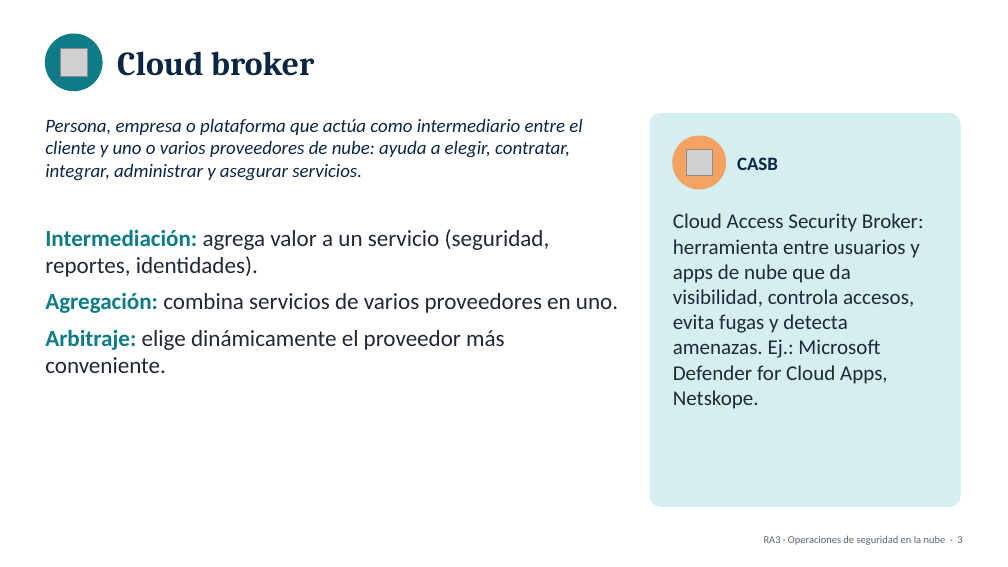
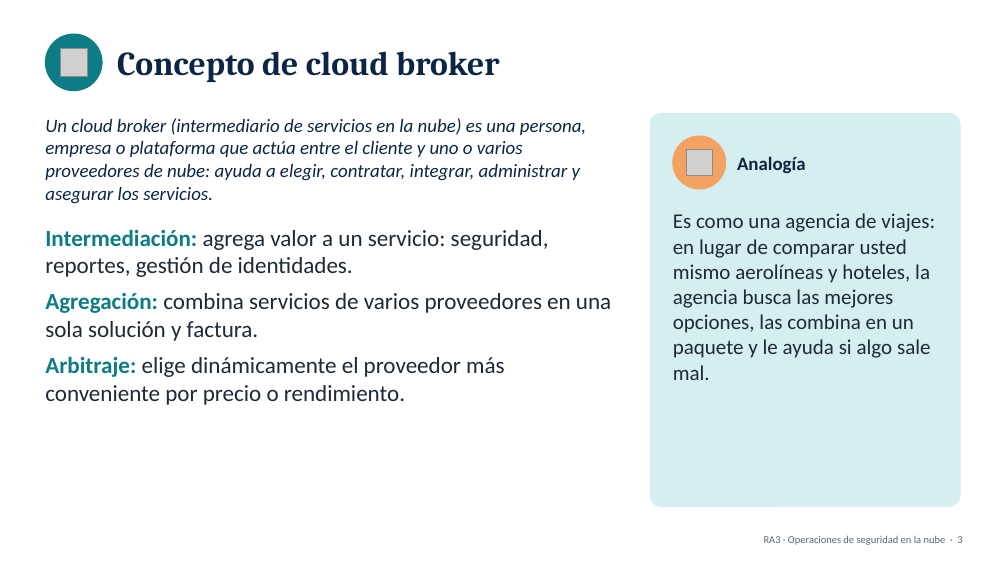
Before and after one commit to HrndzEricka/CABANA, a slide deck: slide 4 of 11-3/presentaciones/RA3_Operaciones_Seguridad_Nube.pptx. Drawn at 1008x567 pixels with LibreOffice and Linux fonts; fonts in the diff are those of the drawing; grey boxes stand for pictures. Boxes give left, top, right and bottom in pixels: in the first picture for what was removed or moved away, otherwise in the second. Text is boxed around its words. In the diff, an @@ line names an element or a change of style, - is before the commit and + after.

```diff
--- a/11-3/presentaciones/RA3_Operaciones_Seguridad_Nube.pptx
+++ b/11-3/presentaciones/RA3_Operaciones_Seguridad_Nube.pptx
@@ text at <box>117,51,499,82</box>: text changed @@
-Cloud broker
+Concepto de cloud broker
@@ text at <box>45,118,586,204</box>: text changed @@
-Persona, empresa o plataforma que actúa como intermediario entre el cliente y uno o varios proveedores de nube: ayuda a elegir, contratar, integrar, administrar y asegurar servicios.
+Un cloud broker (intermediario de servicios en la nube) es una persona, empresa o plataforma que actúa entre el cliente y uno o varios proveedores de nube: ayuda a elegir, contratar, integrar, administrar y asegurar los servicios.
@@ text at <box>737,156,806,173</box>: text changed @@
-CASB
+Analogía
@@ text at <box>45,229,611,405</box>: text changed @@
-• Intermediación: agrega valor a un servicio (seguridad, reportes, identidades).
-• Agregación: combina servicios de varios proveedores en uno.
-• Arbitraje: elige dinámicamente el proveedor más conveniente.
+• Intermediación: agrega valor a un servicio: seguridad, reportes, gestión de identidades.
+• Agregación: combina servicios de varios proveedores en una sola solución y factura.
+• Arbitraje: elige dinámicamente el proveedor más conveniente por precio o rendimiento.
@@ text at <box>673,213,935,380</box>: text changed @@
-Cloud Access Security Broker: herramienta entre usuarios y apps de nube que da visibilidad, controla accesos, evita fugas y detecta amenazas. Ej.: Microsoft Defender for Cloud Apps, Netskope.
+Es como una agencia de viajes: en lugar de comparar usted mismo aerolíneas y hoteles, la agencia busca las mejores opciones, las combina en un paquete y le ayuda si algo sale mal.
```
Also in this commit, not shown: 17 other slides changed, 14 slides added, 2 slides removed, 4 other files.
